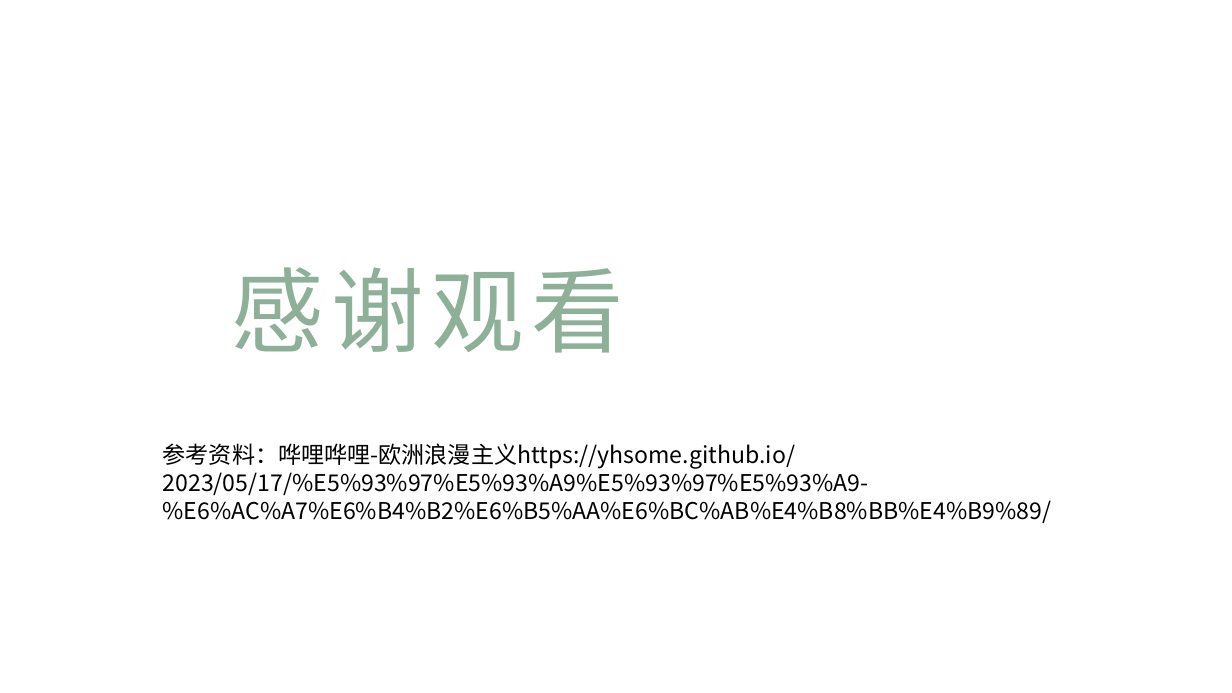
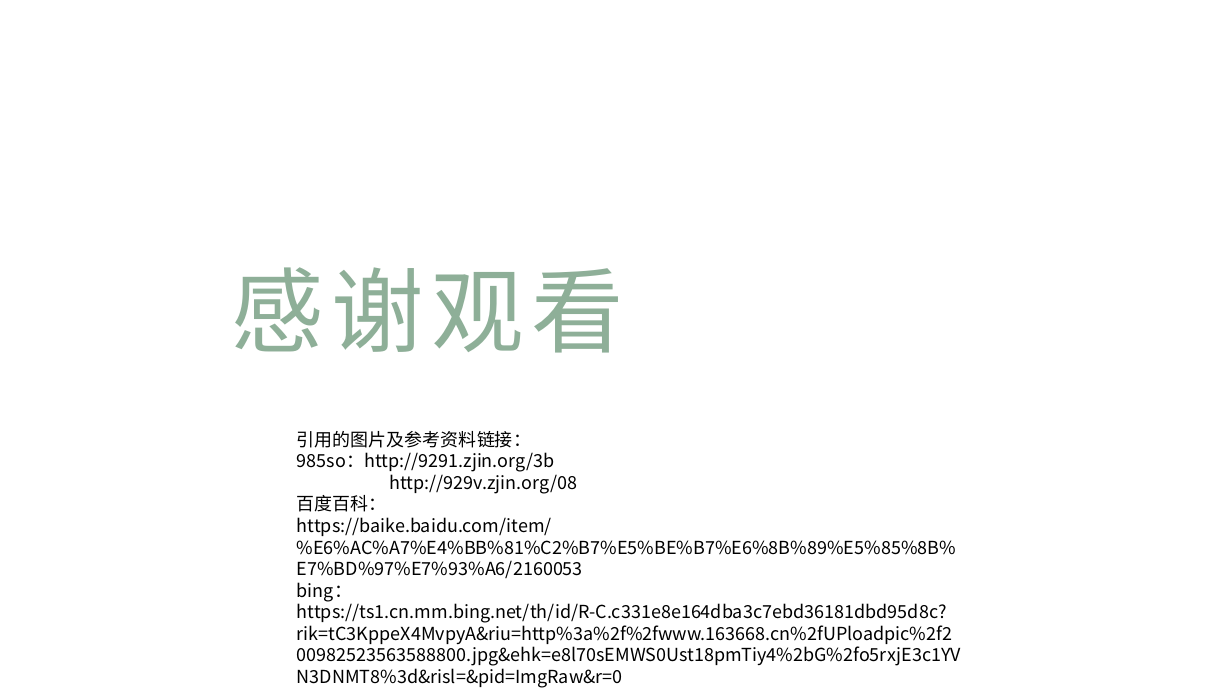
Before and after one commit to YHSome/YHSome.github.io, a slide deck: slide 9 of image/2023-5-18/PPT.pptx. Drawn at 1232x693 pixels with LibreOffice and Linux fonts; fonts in the diff are those of the drawing; background and template pictures are left out. Boxes give left, top, right and bottom in pixels: in the first picture for what was removed or moved away, otherwise in the second. Text is boxed around its words. In the diff, an @@ line names an element or a change of style, - is before the commit and + after.

```diff
--- a/image/2023-5-18/PPT.pptx
+++ b/image/2023-5-18/PPT.pptx
@@ text at (297, 431, 961, 688): text changed; size 18 to 14 pt @@
-参考资料：哗哩哗哩-欧洲浪漫主义https://yhsome.github.io/2023/05/17/%E5%93%97%E5%93%A9%E5%93%97%E5%93%A9-%E6%AC%A7%E6%B4%B2%E6%B5%AA%E6%BC%AB%E4%B8%BB%E4%B9%89/
+引用的图片及参考资料链接：
+985so：http://9291.zjin.org/3b
+  http://929v.zjin.org/08
+百度百科：
+https://baike.baidu.com/item/%E6%AC%A7%E4%BB%81%C2%B7%E5%BE%B7%E6%8B%89%E5%85%8B%E7%BD%97%E7%93%A6/2160053
+bing：
+https://ts1.cn.mm.bing.net/th/id/R-C.c331e8e164dba3c7ebd36181dbd95d8c?rik=tC3KppeX4MvpyA&riu=http%3a%2f%2fwww.163668.cn%2fUPloadpic%2f200982523563588800.jpg&ehk=e8l70sEMWS0Ust18pmTiy4%2bG%2fo5rxjE3c1YVN3DNMT8%3d&risl=&pid=ImgRaw&r=0
```
Also in this commit, not shown: 2 other slides changed, 35 other files.
